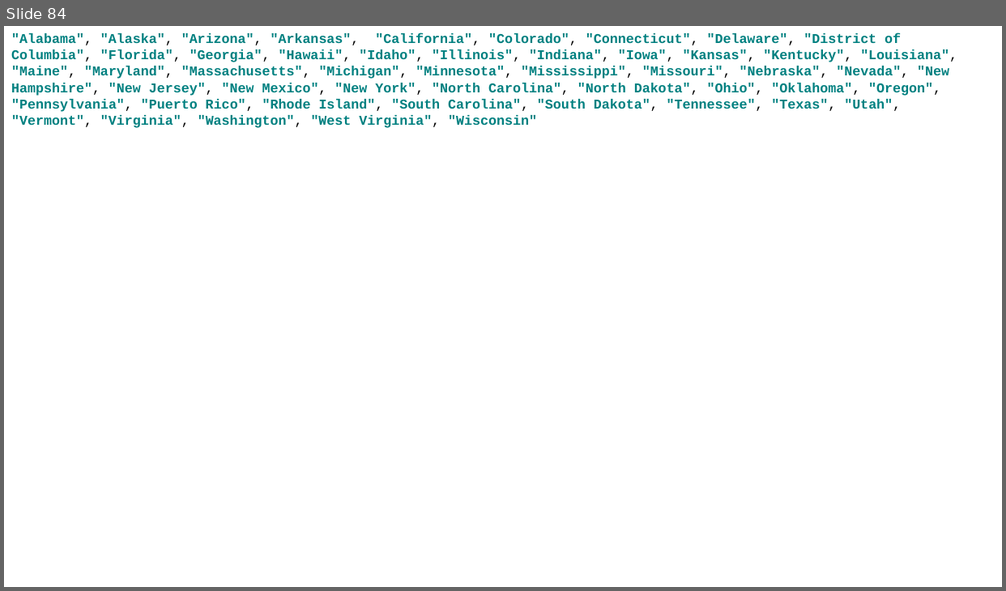
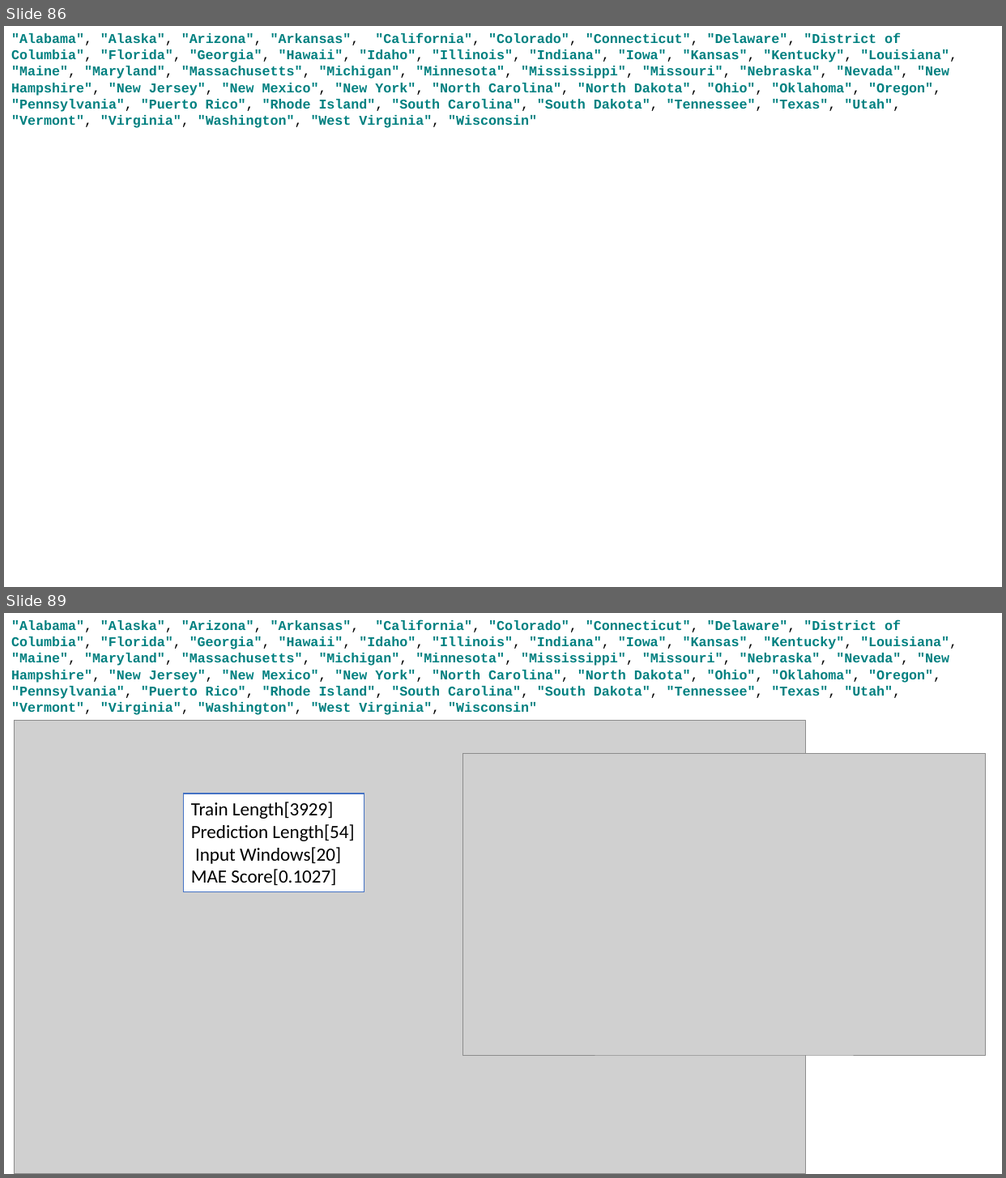
Before and after one commit to pcyoung75/GlobalForecasting, a slide deck: doc/Paper Images.pptx. Shown one above the other, each under a label of ours: slide 84 before the commit, slides 86 and 89 after it; the slides between them are not shown. The pictures are 1006x591 and 1006x1178 pixels, drawn with LibreOffice and Linux fonts; fonts in the diff are those of the drawing; grey boxes stand for pictures. Boxes give left, top, right and bottom in pixels: in the first picture for what was removed or moved away, otherwise in the second. Text is boxed around its words. In the diff, an @@ line names an element or a change of style, - is before the commit and + after.

```diff
--- a/doc/Paper Images.pptx
+++ b/doc/Paper Images.pptx
@@ slide 89 added at [4, 613, 1002, 1174], background #FFFFFF @@
@@ rectangle added at [4, 621, 994, 710], fill #FFFFFF, 13 pt, text #008080, bold @@
+"Alabama", "Alaska", "Arizona", "Arkansas", "California", "Colorado", "Connecticut", "Delaware", "District of Columbia", "Florida", "Georgia", "Hawaii", "Idaho", "Illinois", "Indiana", "Iowa", "Kansas", "Kentucky", "Louisiana", "Maine", "Maryland", "Massachusetts", "Michigan", "Minnesota", "Mississippi", "Missouri", "Nebraska", "Nevada", "New Hampshire", "New Jersey", "New Mexico", "New York", "North Carolina", "North Dakota", "Ohio", "Oklahoma", "Oregon", "Pennsylvania", "Puerto Rico", "Rhode Island", "South Carolina", "South Dakota", "Tennessee", "Texas", "Utah", "Vermont", "Virginia", "Washington", "West Virginia", "Wisconsin"
@@ picture added at [14, 720, 805, 1174] @@
@@ picture added at [463, 754, 986, 1055] @@
@@ rectangle added at [184, 794, 364, 892], fill #FFFFFF, outline #4472C4 1 pt, 18 pt, text #000000 @@
+Train Length[3929] Prediction Length[54] Input Windows[20] MAE Score[0.1027]
@@ what was slide 84 is now slide 86 @@
```
Also in this commit, not shown: 5 slides changed, 8 other slides added, 5 other files.
